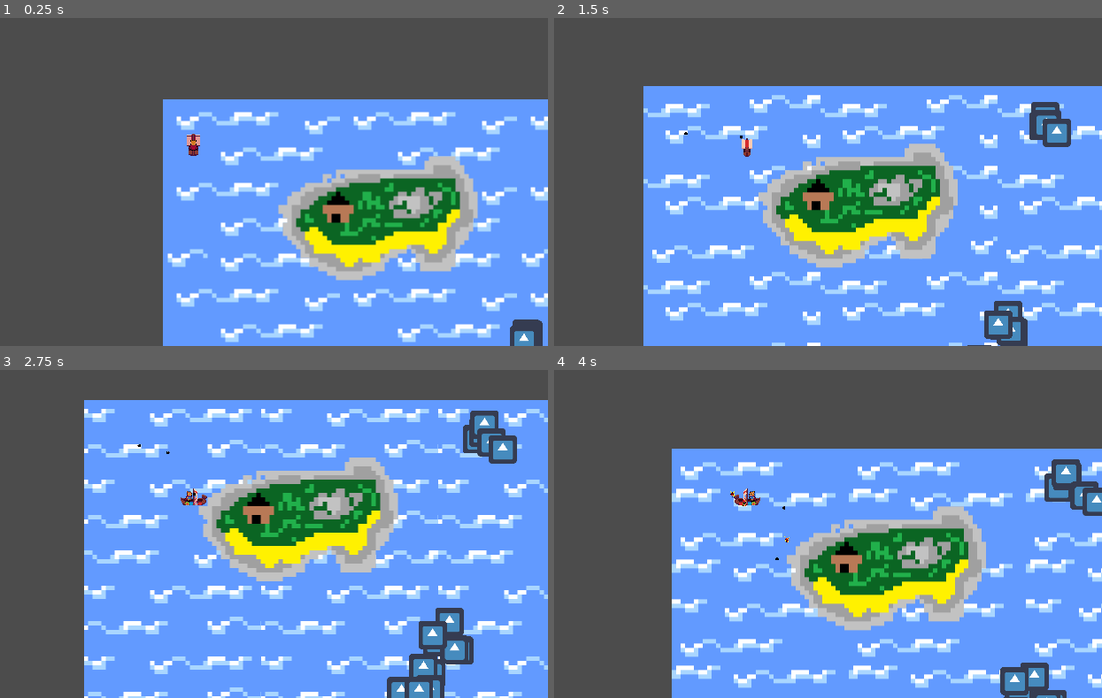
Above: before the commit, frames 1-4 (two rows, left to right).
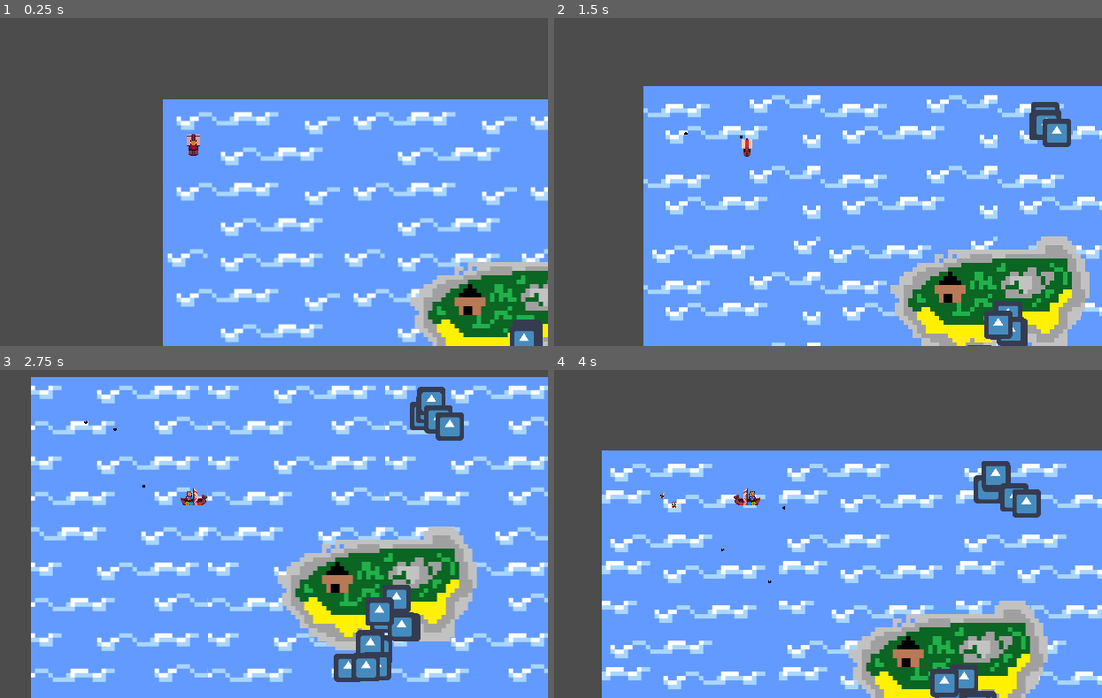
Above: after the commit, the same moments.

Repository: Gladys-Magni/Magni
Game: Godot game, scene res://Game.tscn
Two runs of this game, one before a commit and one after it. Both use one fixed random seed, a clock stepped at 60 frames per second and the inputs below. The engine's default icon, where the game draws it, is replaced by a stand-in: a white triangle on a blue panel in a dark square.
Inputs (mouse positions are in pixels of both pictures, inside the frame that each line leads up to):
- Up to frame 1 (0.25 s): no input
- Up to frame 2 (1.5 s): move the mouse to (904, 126) at 0.52 s; hold D (right) 0.53-1.28 s; click (904, 126) at 0.6 s; move the mouse to (608, 165) at 1.27 s; hold S (backward) from 1.28 s (still down); click (608, 165) at 1.35 s
- Up to frame 3 (2.75 s): move the mouse to (263, 412) at 2.02 s; release S (backward) at 2.03 s; hold D (right) from 2.03 s (still down); click (263, 412) at 2.1 s
- Up to frame 4 (4 s): move the mouse to (712, 579) at 2.77 s; release D (right) at 2.78 s; hold W (forward) 2.78-3.53 s; click (712, 579) at 2.85 s; move the mouse to (959, 560) at 3.52 s; hold A (left) from 3.53 s (still down); click (959, 560) at 3.6 s

The runs differ from the first frame. In frame 1, 15% of the frame differs, in the area x 50-100%, y 42-100%; in frame 2, 18%; in frame 3, 55%, in the area x 5-100%, y 2-100%; in frame 4, 41%.

Commit message:
Implement random island placement

Diff:
--- a/project/level/Level.gd
+++ b/project/level/Level.gd
@@ -6,6 +6,8 @@
 const zoneDensity := 0.25
 const zoneSize := 20
 const enemyDensity := 5
+
+const islandDensity = 0.1
 
 const sizeX := tileSize * tileAmount
 const sizeY := tileSize * tileAmount
@@ -49,14 +51,26 @@
 			$EnemyCollection.add_child(enemy)
 
 
-
 func placeIslands():
-	var x = floor(rand_range(upperLeft.x,bottomRight.x))
-	var y = floor(rand_range(upperLeft.y,bottomRight.y))
-	islands.shuffle()
-	var island = islands[0].instance()
-	island.position = Vector2(300,300)
-	$Islands.add_child(island)
+	var islandAmount = floor(tileAmount * tileAmount * islandDensity)
+	var i = 0
+	while i < islandAmount:
+		var x = floor(rand_range(upperLeft.x,bottomRight.x))
+		var y = floor(rand_range(upperLeft.y,bottomRight.y))
+		if abs(playerSpawn.x - x) < 400 or abs(playerSpawn.y - y) < 400:
+			continue
+		var failed = false
+		for child in $Islands.get_children():
+				if abs(child.position.x - x) < 400 or abs(child.position.y - y) < 400:
+					failed = true
+					break
+		if failed:
+			continue
+		islands.shuffle()
+		var island = islands[0].instance()
+		island.position = Vector2(x, y)
+		$Islands.add_child(island)
+		i += 1
 
 
 func initBackground():
